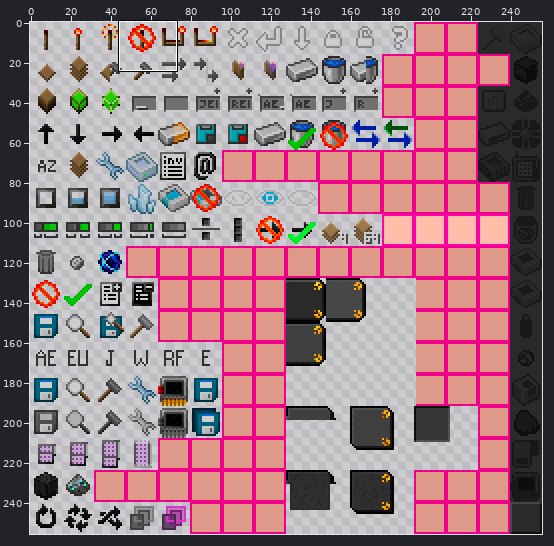
Edited in one commit: sprite sheet (§6ArcanaSpecies 1.1/assets/ae2/textures/guis/states.png). Above: a wide view before the commit, with the close-up outlined.
Close-up. As it was:
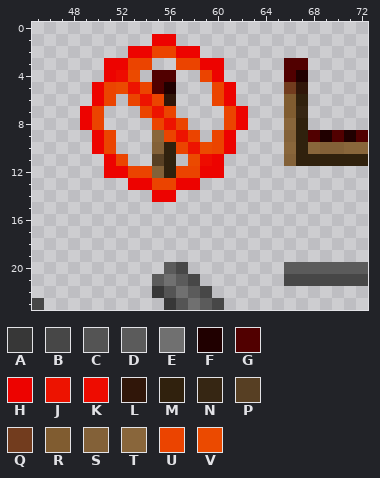
The file is 256x256 pixels. Pixels under 10% opacity are left out. Colours within 5 levels of each other are drawn and written as one. Shown: x 45..72, y 0..23. The commit also changed other parts of the picture, which this record leaves out.
Palette (. is transparent): A #373737  B #474747  C #545454  D #5b5b5b  E #707070  F #200000  G #510000  H #ed0300  J #ed1300  K #ee0c00  L #301609  M #30210d  N #362613  P #573f23  Q #723c1e  R #805c30  S #836138  T #89663b  U #eb4400  V #eb4a00
After:
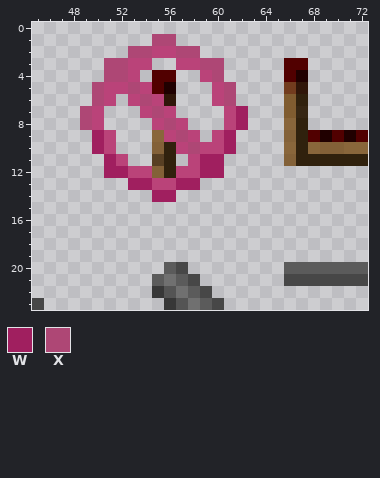
Colours new in this view: W #a01f5f  X #ae4775
Edits made:
colour U: #eb4400 -> #ba4379
y 1: x 55..56 HH -> XX
y 2: x 53..54 HH -> XX; x 57..58 HH -> XX
y 3: x 51..52 HH -> XX; x 59..60 HH -> XX
y 4: x 51..53 HKV -> XXU; x 60 H -> X
y 5: x 50 H -> X; x 52..53 VJ -> UX; x 61 H -> X
y 6: x 50 H -> X; x 54 J -> X; x 61 H -> X
y 7: x 49 H -> X; x 55 J -> X; x 62 H -> W
y 8: x 49 H -> X; x 56 J -> X; x 62 H -> W
y 9: x 50 H -> W; x 57 J -> X; x 61 H -> W
y 10: x 50 H -> W; x 58..59 JV -> XU; x 61 H -> W
y 11: x 51 H -> W; x 58..60 VKH -> UWW
y 12: x 51..52 HH -> WW; x 59..60 HH -> WW
y 13: x 53..54 HH -> WW; x 57..58 HH -> WW
y 14: x 55..56 HH -> WW
